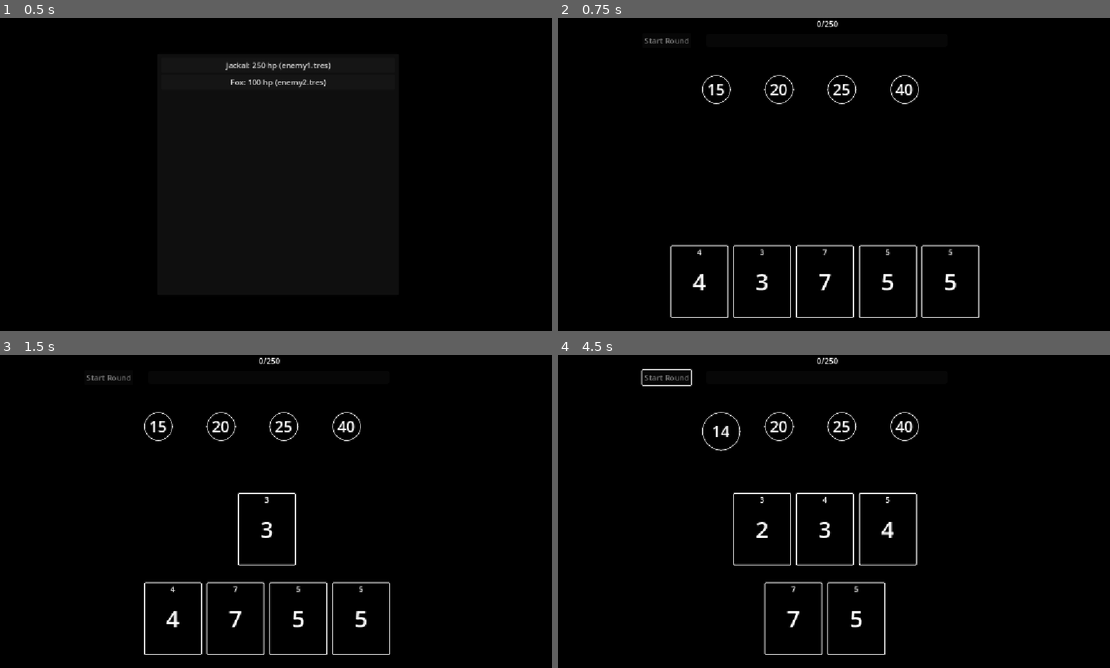
Above: before the commit, frames 1-4 (two rows, left to right).
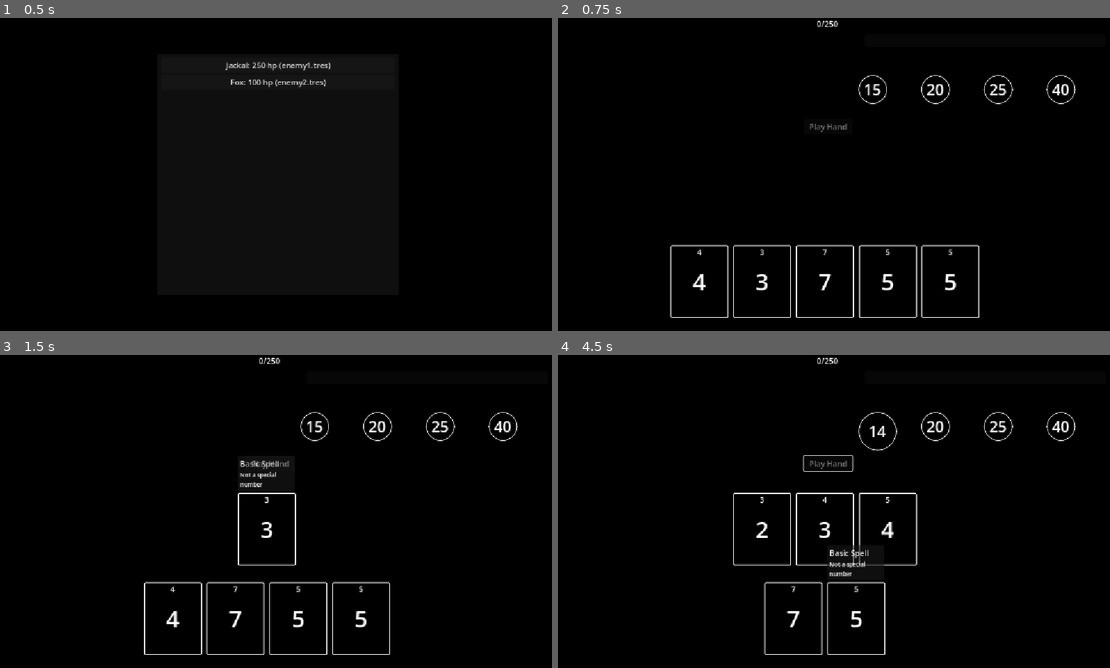
Above: after the commit, the same moments.

Repository: rileylyman/my-magic-gun-that-hates-me
Game: Godot game, scene res://src/select_enemy.tscn
Same seed, same stepped clock (60 frames per second), same inputs: the game is played once before the commit and once after it.
Inputs (mouse positions are in pixels of both pictures, inside the frame that each line leads up to):
- Up to frame 1 (0.5 s): no input
- Up to frame 2 (0.75 s): click "Jackal: 250 hp (enemy1.tres)" at 0.5 s
- Up to frame 3 (1.5 s): tap Enter at 1.25 s; move the mouse to (204, 617) at 1.27 s; hold Right (move_right) from 1.28 s (still down); click (204, 617) at 1.42 s
- Up to frame 4 (4.5 s): tap Space at 2 s; move the mouse to (729, 617) at 2.02 s; release Right (move_right) at 2.03 s; hold Down (move_down) 2.03-2.78 s; click (729, 617) at 2.17 s; tap Enter at 2.75 s; move the mouse to (822, 617) at 2.77 s; hold Right (move_right) 2.78-3.5 s; click (822, 617) at 2.92 s; click "Start Round" (after the commit: "Play Hand") at 3.5 s; move the mouse to (856, 617) at 4.27 s; hold Up (move_up) from 4.28 s (still down); click (856, 617) at 4.42 s

Frame 1 is identical in both runs. In frame 2, 1.2% of the frame differs, in the area x 15-94%, y 6-37%; in frame 3, 1.5%; in frame 4, 1.7%, in the area x 14-94%, y 4-71%.

Commit message:
not entirely sure

Diff:
--- a/project.godot
+++ b/project.godot
@@ -18,6 +18,7 @@
 [autoload]
 
 GlobalManager="*uid://qmxgs3yld73w"
+DebugPanel="*uid://d2s1bh7goagw7"
 
 [display]
 
@@ -51,6 +52,11 @@
 , Object(InputEventKey,"resource_local_to_scene":false,"resource_name":"","device":-1,"window_id":0,"alt_pressed":false …(183 unchanged characters)…
 ]
 }
+debug={
+"deadzone": 0.2,
+"events": [Object(InputEventKey,"resource_local_to_scene":false,"resource_name":"","device":-1,"window_id":0,"alt_pressed":false,"shift_pressed":false,"ctrl_pressed":false,"meta_pressed":false,"pressed":false,"keycode":0,"physical_keycode":96,"key_label":0,"unicode":96,"location":0,"echo":false,"script":null)
+]
+}
 
 [physics]
 
--- /dev/null
+++ b/src/artifact_icon.gd
@@ -0,0 +1,15 @@
+class_name ArtifactIcon
+extends Control
+
+var artifact: Artifact
+
+func _ready() -> void:
+	$ArtifactSelector.set_artifact(artifact)
+	$ArtifactSelector.visible = false
+
+func _on_mouse_entered() -> void:
+	$ArtifactSelector.visible = true
+
+
+func _on_mouse_exited() -> void:
+	$ArtifactSelector.visible = false
--- /dev/null
+++ b/src/artifact_icon.tscn
@@ -0,0 +1,35 @@
+[gd_scene format=3 uid="uid://b2ku66qsq02b4"]
+
+[ext_resource type="Script" uid="uid://dctklxotdvsn5" path="res://src/artifact_icon.gd" id="1_lydgm"]
+[ext_resource type="PackedScene" uid="uid://wucq84pt6ueb" path="res://src/artifact_selector.tscn" id="2_qor8w"]
+
+[sub_resource type="StyleBoxFlat" id="StyleBoxFlat_rlt6q"]
+corner_radius_top_left = 32
+corner_radius_top_right = 32
+corner_radius_bottom_right = 32
+corner_radius_bottom_left = 32
+
+[node name="ArtifactIcon" type="Control" unique_id=448662212]
+layout_mode = 3
+anchors_preset = 0
+offset_right = 40.0
+offset_bottom = 40.0
+script = ExtResource("1_lydgm")
+
+[node name="Panel" type="Panel" parent="." unique_id=1662591686]
+layout_mode = 0
+offset_right = 40.0
+offset_bottom = 40.0
+mouse_filter = 2
+theme_override_styles/panel = SubResource("StyleBoxFlat_rlt6q")
+
+[node name="ArtifactSelector" parent="." unique_id=1778769872 instance=ExtResource("2_qor8w")]
+layout_mode = 0
+offset_left = -3.0
+offset_top = 51.0
+offset_right = 197.0
+offset_bottom = 301.0
+scale = Vector2(0.75, 0.75)
+
+[connection signal="mouse_entered" from="." to="." method="_on_mouse_entered"]
+[connection signal="mouse_exited" from="." to="." method="_on_mouse_exited"]
--- a/src/card-prototype.tscn
+++ b/src/card-prototype.tscn
@@ -7,17 +7,17 @@
 
 [node name="CardPrototype" type="Node2D" unique_id=1494826481]
 
-[node name="GameManager" type="Node2D" parent="." unique_id=357082942 node_paths=PackedStringArray("deck_container", "score_bar", "start_round_button", "hand_pos_node", "chosen_pos_node", "counter_pos_node")]
+[node name="GameManager" type="Node2D" parent="." unique_id=357082942 node_paths=PackedStringArray("deck_container", "score_bar", "start_round_button", "hand_pos_node", "chosen_pos_node", "counter_pos_node", "icons_pos_node")]
 script = ExtResource("1_efhwg")
 card_scene = ExtResource("1_23muu")
 counter_scene = ExtResource("3_efhwg")
-chosen_size = 2
 deck_container = NodePath("../Deck")
 score_bar = NodePath("../ScoreBar")
 start_round_button = NodePath("../StartRoundButton")
 hand_pos_node = NodePath("../HandPos")
 chosen_pos_node = NodePath("../ChosenPos")
 counter_pos_node = NodePath("../CounterPos")
+icons_pos_node = NodePath("../ArtifactsPos")
 
 [node name="Deck" type="Node2D" parent="." unique_id=729747437]
 
@@ -25,7 +25,10 @@
 position = Vector2(558, 286)
 
 [node name="CounterPos" type="Node2D" parent="." unique_id=1709540498]
-position = Vector2(558, 118)
+position = Vector2(882, 118)
+
+[node name="ArtifactsPos" type="Node2D" parent="." unique_id=1728991180]
+position = Vector2(285, 63)
 
 [node name="HandPos" type="Node2D" parent="." unique_id=115461096]
 position = Vector2(558, 471)
@@ -43,9 +46,9 @@
 anchors_preset = 5
 anchor_left = 0.5
 anchor_right = 0.5
-offset_left = -250.0
+offset_left = 78.0
 offset_top = 33.0
-offset_right = 250.0
+offset_right = 578.0
 offset_bottom = 60.0
 grow_horizontal = 2
 show_percentage = false
@@ -64,10 +67,10 @@
 
 [node name="StartRoundButton" type="Button" parent="." unique_id=210958629]
 custom_minimum_size = Vector2(100, 20)
-offset_left = 175.0
-offset_top = 31.0
-offset_right = 276.0
-offset_bottom = 62.0
-text = "Start Round"
+offset_left = 509.0
+offset_top = 209.0
+offset_right = 610.0
+offset_bottom = 240.0
+text = "Play Hand"
 
 [connection signal="pressed" from="StartRoundButton" to="GameManager" method="on_start_round_pressed"]
--- a/src/card.gd
+++ b/src/card.gd
@@ -27,3 +27,11 @@
 			game_mgr.on_card_clicked(self)
 		else:
 			print("Game manager not found")
+
+
+func _on_mouse_entered() -> void:
+	$Tooltip.visible = true
+
+
+func _on_mouse_exited() -> void:
+	$Tooltip.visible = false
--- a/src/card.tscn
+++ b/src/card.tscn
@@ -50,7 +50,7 @@
 [node name="TitleLabel" type="Label" parent="PanelContainer/VBoxContainer" unique_id=570302713]
 unique_name_in_owner = true
 layout_mode = 2
-text = "Fireball"
+text = "5"
 horizontal_alignment = 1
 
 [node name="CenterContainer" type="CenterContainer" parent="PanelContainer" unique_id=1625223556]
@@ -62,3 +62,43 @@
 layout_mode = 2
 theme_override_font_sizes/font_size = 48
 text = "5"
+
+[node name="Tooltip" type="Control" parent="." unique_id=527350933]
+visible = false
+layout_mode = 1
+anchors_preset = 0
+offset_top = -45.0
+offset_right = 118.0
+offset_bottom = -5.0
+
+[node name="PanelContainer" type="PanelContainer" parent="Tooltip" unique_id=1547333207]
+layout_mode = 1
+anchors_preset = -1
+anchor_right = 1.0
+anchor_bottom = 1.0
+grow_horizontal = 2
+grow_vertical = 0
+
+[node name="MarginContainer" type="MarginContainer" parent="Tooltip/PanelContainer" unique_id=113247373]
+layout_mode = 2
+theme_override_constants/margin_left = 4
+theme_override_constants/margin_top = 4
+theme_override_constants/margin_right = 4
+theme_override_constants/margin_bottom = 4
+
+[node name="VBoxContainer" type="VBoxContainer" parent="Tooltip/PanelContainer/MarginContainer" unique_id=1763720654]
+layout_mode = 2
+alignment = 1
+
+[node name="Label" type="Label" parent="Tooltip/PanelContainer/MarginContainer/VBoxContainer" unique_id=2088726825]
+layout_mode = 2
+text = "Basic Spell"
+
+[node name="Label2" type="Label" parent="Tooltip/PanelContainer/MarginContainer/VBoxContainer" unique_id=507483178]
+layout_mode = 2
+theme_override_font_sizes/font_size = 12
+text = "Not a special number"
+autowrap_mode = 2
+
+[connection signal="mouse_entered" from="." to="." method="_on_mouse_entered"]
+[connection signal="mouse_exited" from="." to="." method="_on_mouse_exited"]
--- /dev/null
+++ b/src/debug_panel.gd
@@ -0,0 +1,13 @@
+extends Control
+
+func _ready() -> void:
+	visible = false
+
+func _unhandled_input(event: InputEvent) -> void:
+	if event.is_action_pressed("debug"):
+		visible = !visible
+
+func _on_kill_current_enemy_pressed() -> void:
+	var game_mgr = get_tree().current_scene.find_child("GameManager")
+	if game_mgr != null:
+		game_mgr.score_bar.curr_score = game_mgr.score_bar.max_score
--- /dev/null
+++ b/src/debug_panel.tscn
@@ -0,0 +1,29 @@
+[gd_scene format=3 uid="uid://d2s1bh7goagw7"]
+
+[ext_resource type="Script" uid="uid://ceosy2jqx5mft" path="res://src/debug_panel.gd" id="1_xwarh"]
+
+[node name="DebugPanel" type="Control" unique_id=31006375]
+z_index = 5
+layout_mode = 3
+anchors_preset = 15
+anchor_right = 1.0
+anchor_bottom = 1.0
+grow_horizontal = 2
+grow_vertical = 2
+script = ExtResource("1_xwarh")
+
+[node name="PanelContainer" type="PanelContainer" parent="." unique_id=146418727]
+custom_minimum_size = Vector2(250, 0)
+layout_mode = 1
+anchors_preset = 9
+anchor_bottom = 1.0
+grow_vertical = 2
+
+[node name="VBoxContainer" type="VBoxContainer" parent="PanelContainer" unique_id=1395340380]
+layout_mode = 2
+
+[node name="KillCurrentEnemy" type="Button" parent="PanelContainer/VBoxContainer" unique_id=1238724946]
+layout_mode = 2
+text = "Kill Current Enemy"
+
+[connection signal="pressed" from="PanelContainer/VBoxContainer/KillCurrentEnemy" to="." method="_on_kill_current_enemy_pressed"]
--- a/src/game_manager.gd
+++ b/src/game_manager.gd
@@ -3,6 +3,7 @@
 
 @export var card_scene: PackedScene
 @export var counter_scene: PackedScene
+const artifact_icon_scene: PackedScene = preload("res://src/artifact_icon.tscn")
 
 @export var deck_container: Node2D
 @export var score_bar: ScoreBar
@@ -11,12 +12,16 @@
 @export var hand_pos_node: Node2D
 @export var chosen_pos_node: Node2D
 @export var counter_pos_node: Node2D
+@export var icons_pos_node: Node2D
 @onready var hand_pos := hand_pos_node.position
 @onready var chosen_pos := chosen_pos_node.position
 @onready var counter_pos := counter_pos_node.position
+@onready var icons_pos := icons_pos_node.position
 
 var counters: Array[Counter] = []
 var active_counter: Counter
+
+var icons: Array[ArtifactIcon] = []
 
 var drawpile: Array[Card] = []
 var discard: Array[Card] = []
@@ -41,11 +46,20 @@
 		counters.append(c)
 		add_child(c)
 
+	for a in GlobalManager.artifacts:
+		var icon = artifact_icon_scene.instantiate()
+		icon.artifact = a
+		add_child(icon)
+		icons.append(icon)
+
 	drawpile.shuffle()
 	card_size = drawpile[0].size
 	score_bar.max_score = GlobalManager.enemy.health
 	score_bar.curr_score = 0
 	deal_hand()
+
+	arrange_row(icons_pos, icons)
+
 
 func _process(delta: float) -> void:
 	arrange_items()
Not shown, added: src/artifact_icon.gd.uid
Not shown, added: src/debug_panel.gd.uid
